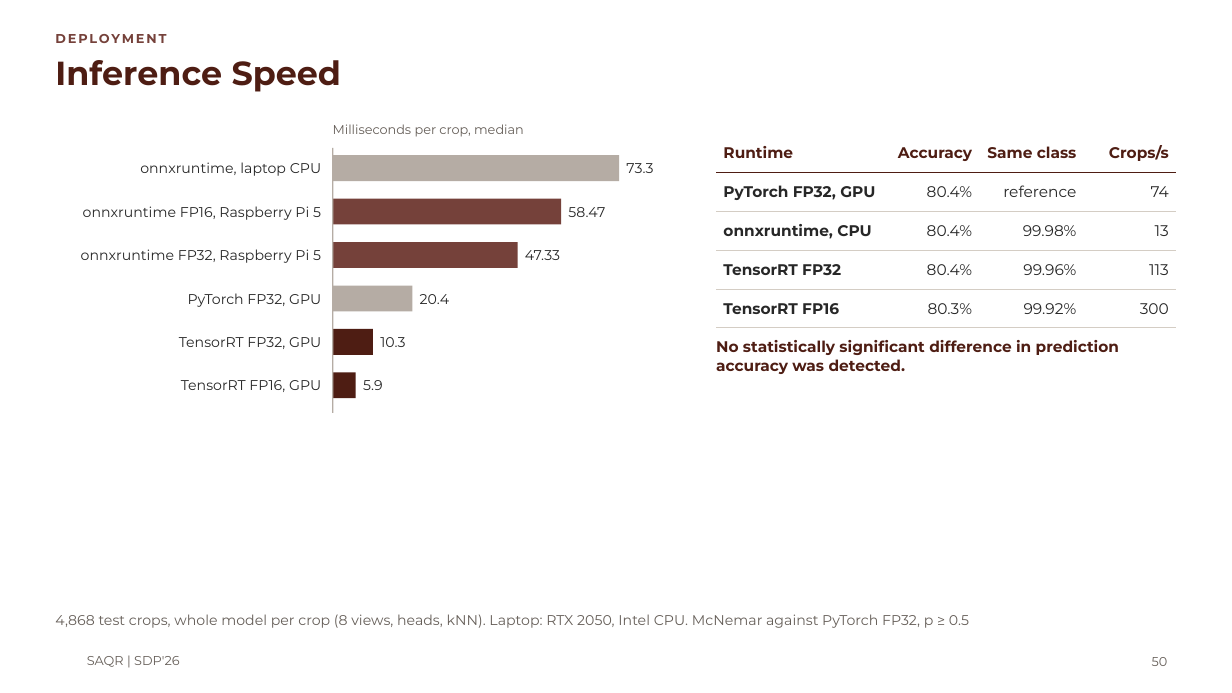
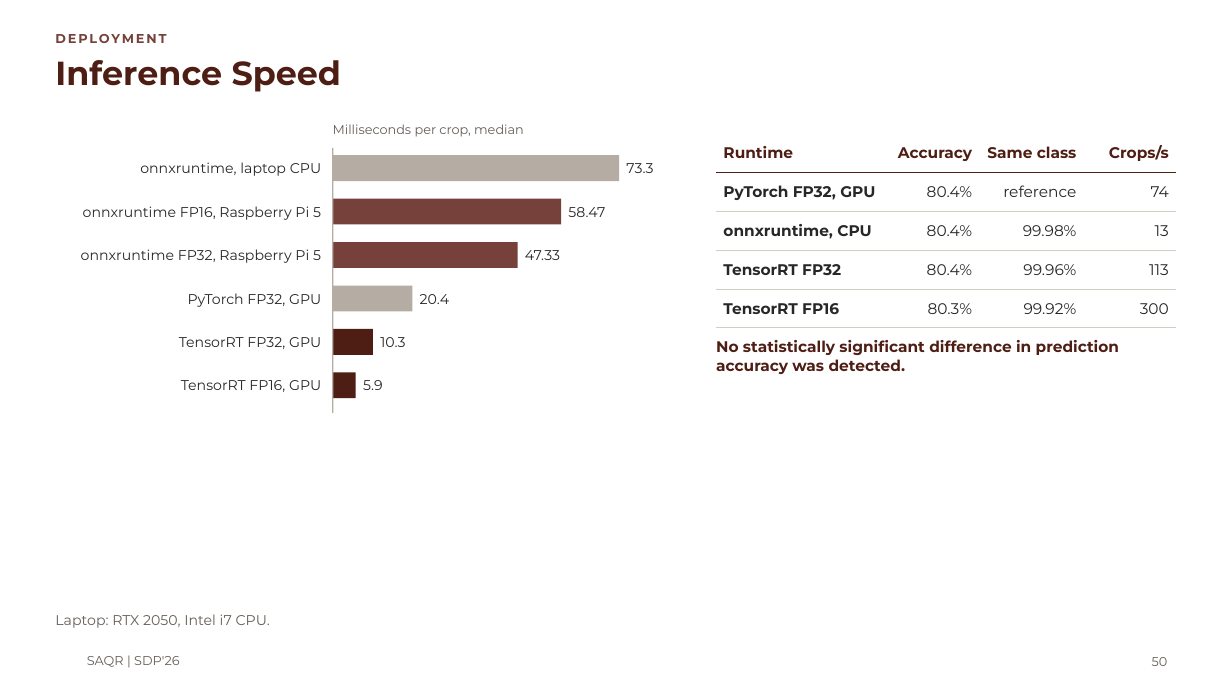
Before and after one commit to MASAR-AUS/SAQR, a slide deck: slide 50 of SAQR CMP490 Presentation.pptx. Drawn at 1232x693 pixels with LibreOffice and Linux fonts; fonts in the diff are those of the drawing; background and template pictures are left out. Boxes give left, top, right and bottom in pixels: in the first picture for what was removed or moved away, otherwise in the second. Text is boxed around its words. In the diff, an @@ line names an element or a change of style, - is before the commit and + after.

```diff
--- a/SAQR CMP490 Presentation.pptx
+++ b/SAQR CMP490 Presentation.pptx
@@ text at box(55, 614, 270, 628): text changed @@
-4,868 test crops, whole model per crop (8 views, heads, kNN). Laptop: RTX 2050, Intel CPU. McNemar against PyTorch FP32, p ≥ 0.5
+Laptop: RTX 2050, Intel i7 CPU.
```
Also in this commit, not shown: 2 other slides changed.
